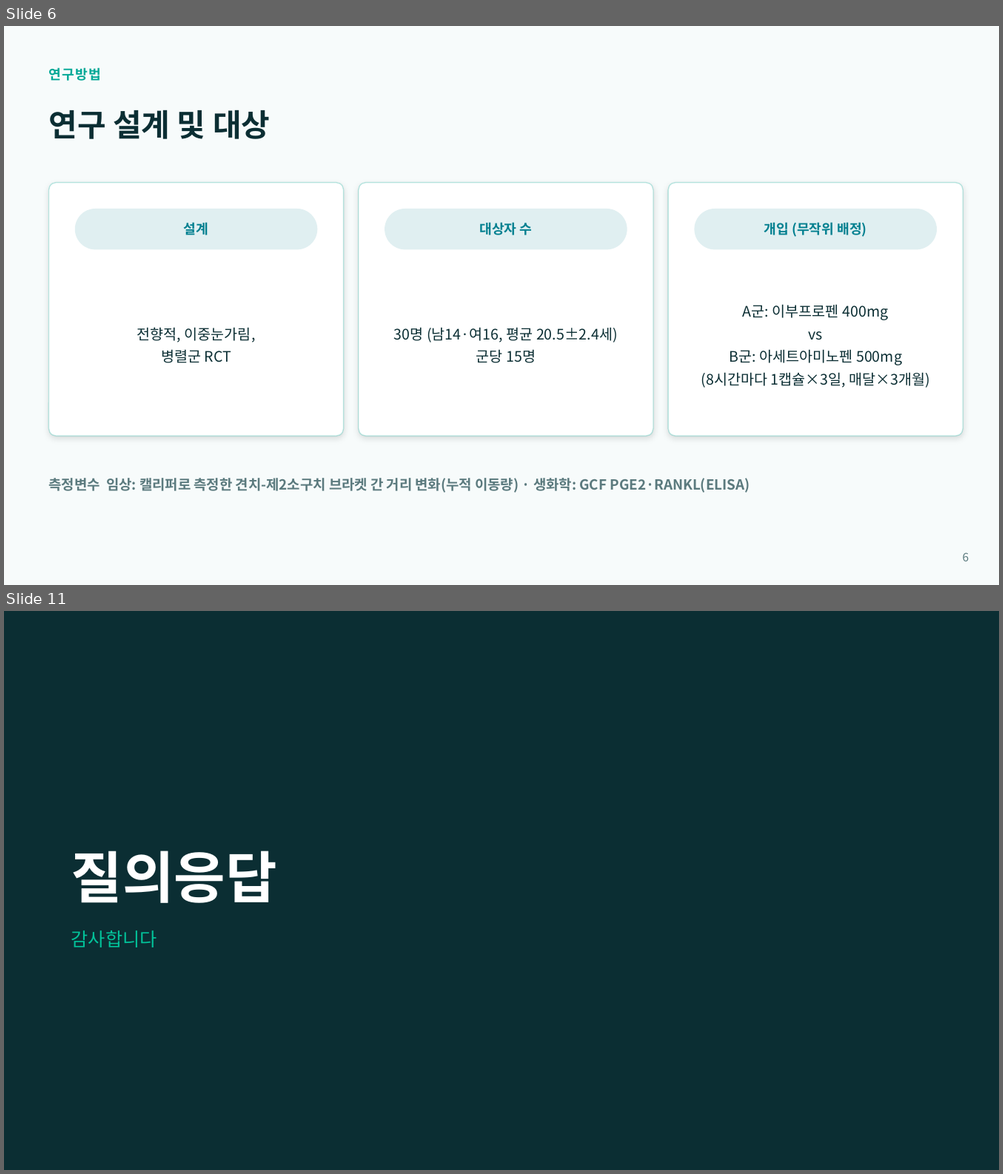
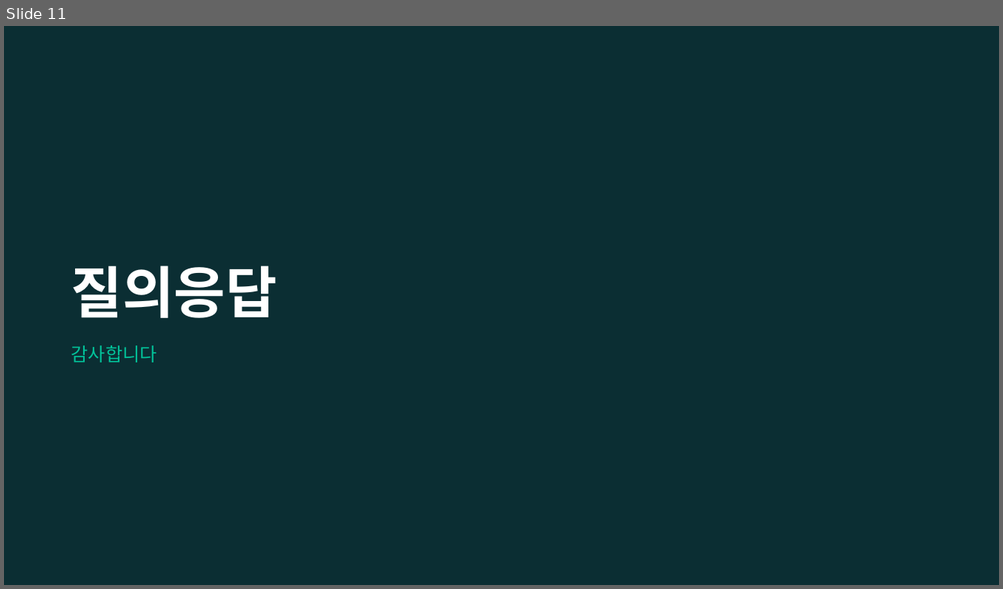
Before and after one commit to yojokem/-, a slide deck: 치과약리학실험2-논문발표/치과약리학실험2_논문발표.pptx. Shown one above the other, each under a label of ours: slides 6 and 11 before the commit, slide 11 after it; the slides between them are not shown. The pictures are 1003x1174 and 1003x589 pixels, drawn with LibreOffice and Linux fonts; fonts in the diff are those of the drawing. Boxes give left, top, right and bottom in pixels: in the first picture for what was removed or moved away, otherwise in the second. Text is boxed around its words. In the diff, an @@ line names an element or a change of style, - is before the commit and + after.

```diff
--- a/치과약리학실험2-논문발표/치과약리학실험2_논문발표.pptx
+++ b/치과약리학실험2-논문발표/치과약리학실험2_논문발표.pptx
@@ slide 6 removed at [4, 26, 999, 585], background #F7FBFB @@
@@ text removed at [48, 67, 101, 81] @@
-연구방법
@@ text removed at [48, 110, 270, 139] @@
-연구 설계 및 대상
@@ rounded rectangle removed at [48, 183, 344, 437] @@
@@ rounded rectangle removed at [358, 183, 653, 437] @@
@@ rounded rectangle removed at [668, 183, 963, 437] @@
@@ rounded rectangle removed at [75, 209, 317, 249] @@
@@ text removed at [184, 222, 208, 235] @@
-설계
@@ rounded rectangle removed at [384, 209, 627, 249] @@
@@ text removed at [479, 222, 532, 235] @@
-대상자 수
@@ rounded rectangle removed at [694, 209, 936, 249] @@
@@ text removed at [764, 222, 866, 237] @@
-개입 (무작위 배정)
@@ text removed at [701, 304, 929, 388] @@
-A군: 이부프로펜 400mg
-vs
-B군: 아세트아미노펜 500mg
-(8시간마다 1캡슐×3일, 매달×3개월)
@@ text removed at [137, 327, 256, 363] @@
-전향적, 이중눈가림,
-병렬군 RCT
@@ text removed at [394, 327, 617, 363] @@
-30명 (남14·여16, 평균 20.5±2.4세)
-군당 15명
@@ text removed at [48, 478, 750, 493] @@
-측정변수 임상: 캘리퍼로 측정한 견치-제2소구치 브라켓 간 거리 변화(누적 이동량) · 생화학: GCF PGE2·RANKL(ELISA)
@@ text removed at [962, 553, 969, 562] @@
-6
```
Also in this commit, not shown: 5 slides changed, 5 slides added, 4 other slides removed, 1 other file.
